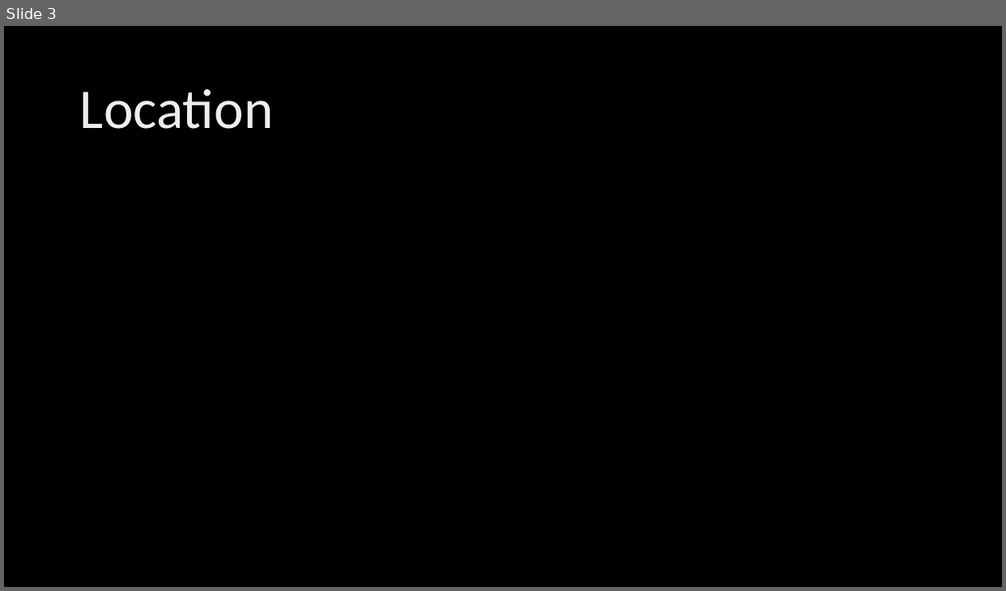
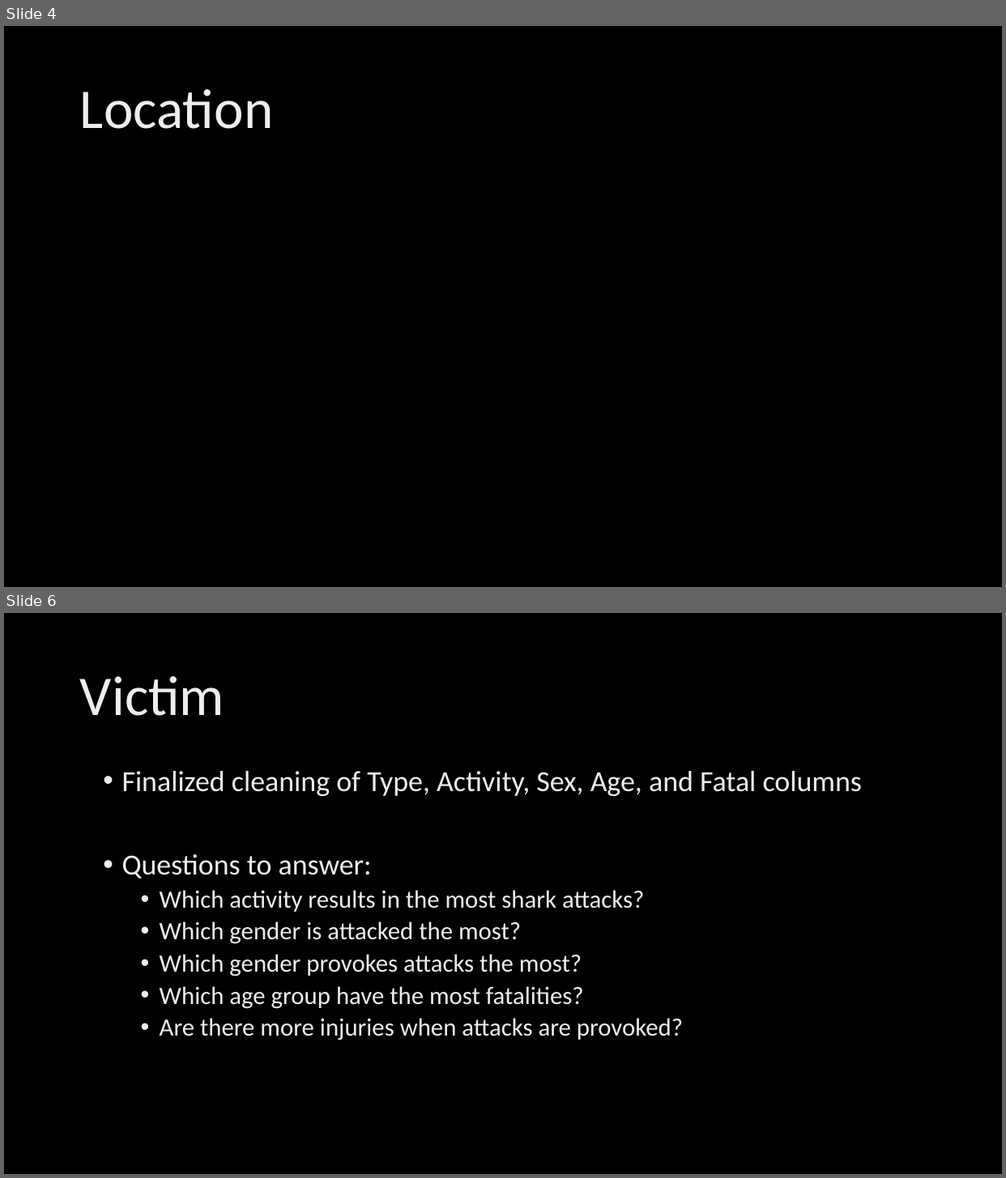
Before and after one commit to staceyj118/Shark-Attacks, a slide deck: Presentation.pptx. Shown one above the other, each under a label of ours: slide 3 before the commit, slides 4 and 6 after it; the slides between them are not shown. The pictures are 1006x591 and 1006x1178 pixels, drawn with LibreOffice and Linux fonts; fonts in the diff are those of the drawing; background and template pictures are left out. Boxes give left, top, right and bottom in pixels: in the first picture for what was removed or moved away, otherwise in the second. Text is boxed around its words. In the diff, an @@ line names an element or a change of style, - is before the commit and + after.

Commit message:
victim data clean up, presentation update

```diff
--- a/Presentation.pptx
+++ b/Presentation.pptx
@@ slide 6 added at (4,613,1002,1174), background picture (left out) @@
@@ title added at (80,676,224,716), 54 pt, text gradient #BFBFBF to #EDEDED to #FFFFFF @@
+Victim
@@ text added at (122,771,862,1041), 24 pt, text gradient #BFBFBF to #EDEDED to #FFFFFF @@
+• Finalized cleaning of Type, Activity, Sex, Age, and Fatal columns
+• Questions to answer:
+  • Which activity results in the most shark attacks?
+  • Which gender is attacked the most?
+  • Which gender provokes attacks the most?
+  • Which age group have the most fatalities?
+  • Are there more injuries when attacks are provoked?
@@ what was slide 3 is now slide 4 @@
```
Also in this commit, not shown: 4 other slides added, 1 other file.
